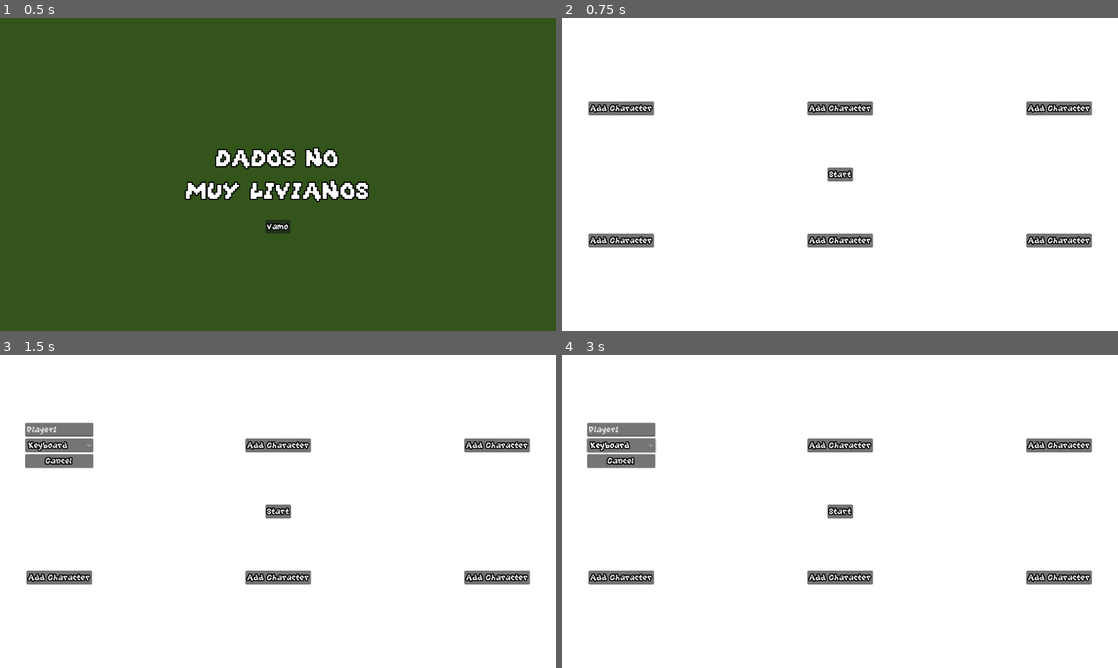
Above: before the commit, frames 1-4 (two rows, left to right).
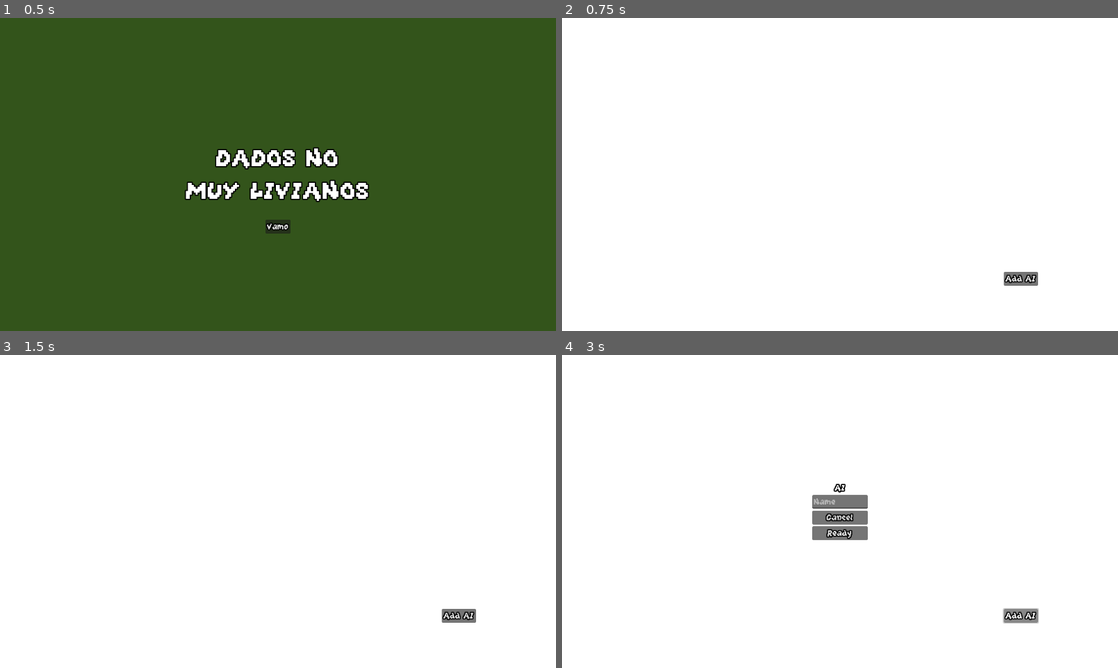
Above: after the commit, the same moments.

Repository: Laks0/weighted-dice-3d
Game: Godot game, scene res://Scenes/MainMenu/MainMenu.tscn
The game is run twice, just before and just after one commit, with the same random seed, the same clock (stepped at 60 frames per second) and the same inputs.
Inputs (mouse positions are in pixels of both pictures, inside the frame that each line leads up to):
- Up to frame 1 (0.5 s): no input
- Up to frame 2 (0.75 s): click "Vamo" at 0.5 s
- Up to frame 3 (1.5 s): click (61, 445) at 1.25 s, where only the run before the commit has a clickable "Add Character"
- Up to frame 4 (3 s): click (623, 445) at 2 s, where only the run before the commit has a clickable "Keyboard"; click (1023, 614) at 2.75 s, where only the run after the commit has a clickable "Add AI"

Frame 1 is identical in both runs. In frame 2, 3.6% of the frame differs, in the area x 4-96%, y 26-86%; in frame 3, 4.8%; in frame 4, 6.0%, in the area x 4-96%, y 21-86%.

Commit message:
Mejor pantalla de selección de controles

Diff:
--- a/Autoload/Controllers.gd
+++ b/Autoload/Controllers.gd
@@ -1,7 +1,6 @@
 extends Node
 
-# 0 y 1 son el teclado, después el número de control + 2
-enum {KB = 0, KB2, AI = 1000}
+enum {KB = 100, KB2, AI}
 
 var controllers = {
 	KB: {
@@ -36,23 +35,23 @@
 			addController(device))
 
 func addController(id : int):
-	if controllers.has(id + 2):
+	if controllers.has(id):
 		return
 
-	controllers[id + 2] = {}
+	controllers[id] = {}
 	addMovementAction("up", JOY_BUTTON_DPAD_UP, JOY_AXIS_LEFT_Y, -1, id)
 	addMovementAction("down", JOY_BUTTON_DPAD_DOWN, JOY_AXIS_LEFT_Y, 1, id)
 	addMovementAction("left", JOY_BUTTON_DPAD_LEFT, JOY_AXIS_LEFT_X, -1, id)
 	addMovementAction("right", JOY_BUTTON_DPAD_RIGHT, JOY_AXIS_LEFT_X, 1, id)
 
 	InputMap.add_action("grab_d%s" % id)
-	controllers[id+2]["grab"] = "grab_d%s" % id
+	controllers[id]["grab"] = "grab_d%s" % id
 	addButtonToAction("grab_d%s" % id, JOY_BUTTON_A, id)
 
 func addMovementAction(dir : String, button : JoyButton, axis : JoyAxis, axisDir : float, device : int):
 	var action = "move_" + dir + "_d%s" % device
 	InputMap.add_action(action)
-	controllers[device+2][dir] = action
+	controllers[device][dir] = action
 	addButtonToAction(action, button, device)
 	addStickToAction(action, axis, axisDir, device)
 
--- a/Autoload/PlayerHandler.gd
+++ b/Autoload/PlayerHandler.gd
@@ -55,9 +55,9 @@
 		return bank >= BetHandler.getMinimunBet()
 
 var players : Array[Player] = []
+var MAX_PLAYERS = 6
 
 func createPlayer(controller : int, id : int, _name : String):
-	var MAX_PLAYERS = 6
 	if len(players) >= MAX_PLAYERS:
 		return
 
--- a/Classes/Effects/OliveRoll/Olive.tscn
+++ b/Classes/Effects/OliveRoll/Olive.tscn
@@ -78,11 +78,7 @@
 collision_layer = 2
 collision_mask = 7
 script = ExtResource("1_yhn61")
-maxGrabTime = null
-grabDistance = null
-maxPushForce = null
-failedPushFactor = null
-affectedByGravity = null
+maxPushForce = 35.0
 
 [node name="AnimatedSprite3D" type="AnimatedSprite3D" parent="."]
 layers = 2
--- a/Scenes/Arena/Arena.tscn
+++ b/Scenes/Arena/Arena.tscn
@@ -199,7 +199,7 @@
 light_cull_mask = 4294967292
 
 [node name="OmniLight3D" type="OmniLight3D" parent="Alfombra"]
-transform = Transform3D(0.033378, 0, 0, 0, 0.657266, 0.297953, 0, -0.00801996, 0.0176917, 0.865045, 4.7423, 0.317219)
+transform = Transform3D(0.0333779, 0, 0, 0, 0.657268, 0.297955, 0, -0.00801998, 0.0176917, 0.865045, 4.7423, 0.317219)
 light_color = Color(0.803922, 0, 0.831373, 1)
 light_energy = 5.174
 light_cull_mask = 4294967294
--- a/Scenes/CharacterScreen/CharacterScreen.gd
+++ b/Scenes/CharacterScreen/CharacterScreen.gd
@@ -1,4 +1,6 @@
 extends Control
+
+@export var characterSettingScene : PackedScene
 
 @export var wheelScene : PackedScene
 @export var wheelSpaceWidth := 7.4
@@ -13,20 +15,15 @@
 
 func _createPlayers():
 	var allSkins = PlayerHandler.Skins.values()
-	for c in $GridContainer.get_children():
-		if !c.added:
-			c.queue_free()
-			continue
-
+	for c in $Settings.get_children():
 		var skin = allSkins.pick_random()
 		allSkins.erase(skin)
-		PlayerHandler.createPlayer(c.controller, skin, c.nameEditor.text)
-
+		PlayerHandler.createPlayer(c.controller, skin, c.playerName)
 		c.queue_free()
 
-func _on_start_pressed():
+func _startGame():
 	_createPlayers()
-	$Start.queue_free()
+	$AddAIButton.queue_free()
 
 	var players = PlayerHandler.getPlayersAlive()
 	var spaceBetweenWheels = wheelSpaceWidth / (players.size() + 1)
@@ -66,6 +63,37 @@
 				get_tree().change_scene_to_file("res://Scenes/Arena/Arena2d.tscn"))
 
 func _process(_delta):
+	var playersReady = $Settings.get_children()\
+		.filter(func (selector : CharacterSetting): return selector.playerReady)\
+		.size()
+
+	if playersReady == $Settings.get_child_count() and $Settings.get_child_count() > 0:
+		_startGame()
+
 	%HiResTexture.texture = %MultipleResCamera.getHiResTexture()
 	%HiResTexture.material.set_shader_parameter("fullTexture", %MultipleResCamera.getFullTexture())
 	%HiResTexture.material.set_shader_parameter("lowTexture", %MultipleResCamera.getLowResTexture())
+
+func _addPlayerSetting(device : int):
+	if $Settings.get_child_count() >= PlayerHandler.MAX_PLAYERS:
+		return
+
+	for setting in $Settings.get_children():
+		if setting.controller == device and device != Controllers.AI:
+			return
+
+	var newSetting = characterSettingScene.instantiate()
+	newSetting.controller = device
+	$Settings.add_child(newSetting)
+
+func _input(event):
+	if event is InputEventKey:
+		if event.is_action_pressed("grab_mouse"):
+			_addPlayerSetting(Controllers.KB)
+		if event.is_action_pressed("grab_kb2"):
+			_addPlayerSetting(Controllers.KB2)
+	if event is InputEventJoypadButton:
+		_addPlayerSetting(event.device)
+
+func _on_add_ai_button_pressed():
+	_addPlayerSetting(Controllers.AI)
--- a/Scenes/CharacterScreen/CharacterScreen.tscn
+++ b/Scenes/CharacterScreen/CharacterScreen.tscn
@@ -20,6 +20,7 @@
 grow_vertical = 2
 theme = ExtResource("1_o0boa")
 script = ExtResource("1_70uiy")
+characterSettingScene = ExtResource("1_8jvhf")
 wheelScene = ExtResource("3_hdkg5")
 font = ExtResource("4_3uqyb")
 
@@ -60,58 +61,30 @@
 grow_horizontal = 2
 grow_vertical = 2
 
-[node name="GridContainer" type="GridContainer" parent="."]
+[node name="Settings" type="GridContainer" parent="."]
 layout_mode = 1
 anchors_preset = 8
 anchor_left = 0.5
 anchor_top = 0.5
 anchor_right = 0.5
 anchor_bottom = 0.5
-offset_left = -322.0
-offset_top = -182.0
-offset_right = 322.0
-offset_bottom = 182.0
 grow_horizontal = 2
 grow_vertical = 2
 columns = 3
 
-[node name="TomiSetting" parent="GridContainer" instance=ExtResource("1_8jvhf")]
-layout_mode = 2
-defaultName = "Player1"
+[node name="AddAIButton" type="Button" parent="."]
+layout_mode = 1
+anchors_preset = 3
+anchor_left = 1.0
+anchor_top = 1.0
+anchor_right = 1.0
+anchor_bottom = 1.0
+offset_left = -263.0
+offset_top = -136.0
+offset_right = -184.0
+offset_bottom = -104.0
+grow_horizontal = 0
+grow_vertical = 0
+text = "Add AI"
 
-[node name="FranciscoSetting" parent="GridContainer" instance=ExtResource("1_8jvhf")]
-layout_mode = 2
-defaultName = "Player2"
-
-[node name="PedroSetting" parent="GridContainer" instance=ExtResource("1_8jvhf")]
-layout_mode = 2
-defaultName = "Player3"
-
-[node name="JuanSetting" parent="GridContainer" instance=ExtResource("1_8jvhf")]
-layout_mode = 2
-defaultName = "Player4"
-
-[node name="MaleSetting" parent="GridContainer" instance=ExtResource("1_8jvhf")]
-layout_mode = 2
-defaultName = "Player5"
-
-[node name="MartaSetting" parent="GridContainer" instance=ExtResource("1_8jvhf")]
-layout_mode = 2
-defaultName = "Player6"
-
-[node name="Start" type="Button" parent="."]
-layout_mode = 1
-anchors_preset = 8
-anchor_left = 0.5
-anchor_top = 0.5
-anchor_right = 0.5
-anchor_bottom = 0.5
-offset_left = -23.0
-offset_top = -15.5
-offset_right = 23.0
-offset_bottom = 15.5
-grow_horizontal = 2
-grow_vertical = 2
-text = "Start"
-
-[connection signal="pressed" from="Start" to="." method="_on_start_pressed"]
+[connection signal="pressed" from="AddAIButton" to="." method="_on_add_ai_button_pressed"]
--- a/Scenes/CharacterScreen/CharacterSetting.gd
+++ b/Scenes/CharacterScreen/CharacterSetting.gd
@@ -1,37 +1,26 @@
 extends Control
+class_name CharacterSetting
 
-var controller
-@onready var nameEditor : LineEdit = $Settings/TextEdit
-
-@export var defaultName: String
-
-@export var added = false
-
-func _ready():
-	nameEditor.text = defaultName
-	$Settings/Controller.add_item("Keyboard", Controllers.KB)
-	for c in Input.get_connected_joypads():
-		$Settings/Controller.add_item("Gamepad " + str(c), c + 2)
-	$Settings/Controller.add_item("Keyboard alt", Controllers.KB2)
-	$Settings/Controller.add_item("AI", Controllers.AI)
-
-	Input.joy_connection_changed.connect(func (device : int, connected : bool):
-		if connected:
-			$Settings/Controller.add_item("Gamepad " + str(device), device + 2)
-		else:
-			$Settings/Controller.remove_item($Settings/Controller.get_item_index(device + 2))
-		)
-
-func getControllerAmount() -> int:
-	return len(Input.get_connected_joypads()) + 1
+var controller : int
+var playerName : String
+var playerReady := false
 
 func _process(_delta):
-	controller = $Settings/Controller.get_item_id($Settings/Controller.selected)
-	$Settings.visible = added
-	$AddCharacter.visible = !added
+	if controller == Controllers.KB:
+		$ControllerLabel.text = "Keyboard"
+	elif controller == Controllers.KB2:
+		$ControllerLabel.text = "Keyboard alt."
+	elif controller == Controllers.AI:
+		$ControllerLabel.text = "AI"
+	else:
+		$ControllerLabel.text = "Gamepad %s" % controller
 
-func _on_AddCharacter_pressed():
-	added = true
+	modulate.a = .5 if playerReady else 1
+	$TextEdit.set_process(not playerReady)
+	playerName = $TextEdit.text
 
-func _on_Cancel_pressed():
-	added = false
+func _on_ready_pressed():
+	playerReady = not playerReady
+
+func _on_cancel_pressed():
+	queue_free()
--- a/Scenes/CharacterScreen/CharacterSetting.tscn
+++ b/Scenes/CharacterScreen/CharacterSetting.tscn
@@ -2,58 +2,33 @@
 
 [ext_resource type="Script" path="res://Scenes/CharacterScreen/CharacterSetting.gd" id="1_5if0m"]
 
-[node name="CharacterSetting" type="Control"]
-custom_minimum_size = Vector2(500, 300)
-layout_mode = 3
+[node name="CharacterSetting" type="VBoxContainer"]
 anchors_preset = 15
 anchor_right = 1.0
 anchor_bottom = 1.0
 grow_horizontal = 2
 grow_vertical = 2
+alignment = 1
 script = ExtResource("1_5if0m")
 
-[node name="Settings" type="VBoxContainer" parent="."]
-layout_mode = 1
-anchors_preset = 8
-anchor_left = 0.5
-anchor_top = 0.5
-anchor_right = 0.5
-anchor_bottom = 0.5
-offset_left = -20.0
-offset_top = -20.0
-offset_right = 20.0
-offset_bottom = 20.0
-grow_horizontal = 2
-grow_vertical = 2
-alignment = 1
+[node name="ControllerLabel" type="Label" parent="."]
+layout_mode = 2
+text = "Controller"
+horizontal_alignment = 1
 
-[node name="TextEdit" type="LineEdit" parent="Settings"]
+[node name="TextEdit" type="LineEdit" parent="."]
 custom_minimum_size = Vector2(128, 32)
 layout_mode = 2
 placeholder_text = "Name"
-max_length = 15
+max_length = 10
 
-[node name="Controller" type="OptionButton" parent="Settings"]
-layout_mode = 2
-
-[node name="Cancel" type="Button" parent="Settings"]
+[node name="Cancel" type="Button" parent="."]
 layout_mode = 2
 text = "Cancel"
 
-[node name="AddCharacter" type="Button" parent="."]
-layout_mode = 1
-anchors_preset = 8
-anchor_left = 0.5
-anchor_top = 0.5
-anchor_right = 0.5
-anchor_bottom = 0.5
-offset_left = -59.5
-offset_top = -15.5
-offset_right = 59.5
-offset_bottom = 15.5
-grow_horizontal = 2
-grow_vertical = 2
-text = "Add Character"
+[node name="Ready" type="Button" parent="."]
+layout_mode = 2
+text = "Ready"
 
-[connection signal="pressed" from="Settings/Cancel" to="." method="_on_Cancel_pressed"]
-[connection signal="pressed" from="AddCharacter" to="." method="_on_AddCharacter_pressed"]
+[connection signal="pressed" from="Cancel" to="." method="_on_cancel_pressed"]
+[connection signal="pressed" from="Ready" to="." method="_on_ready_pressed"]
